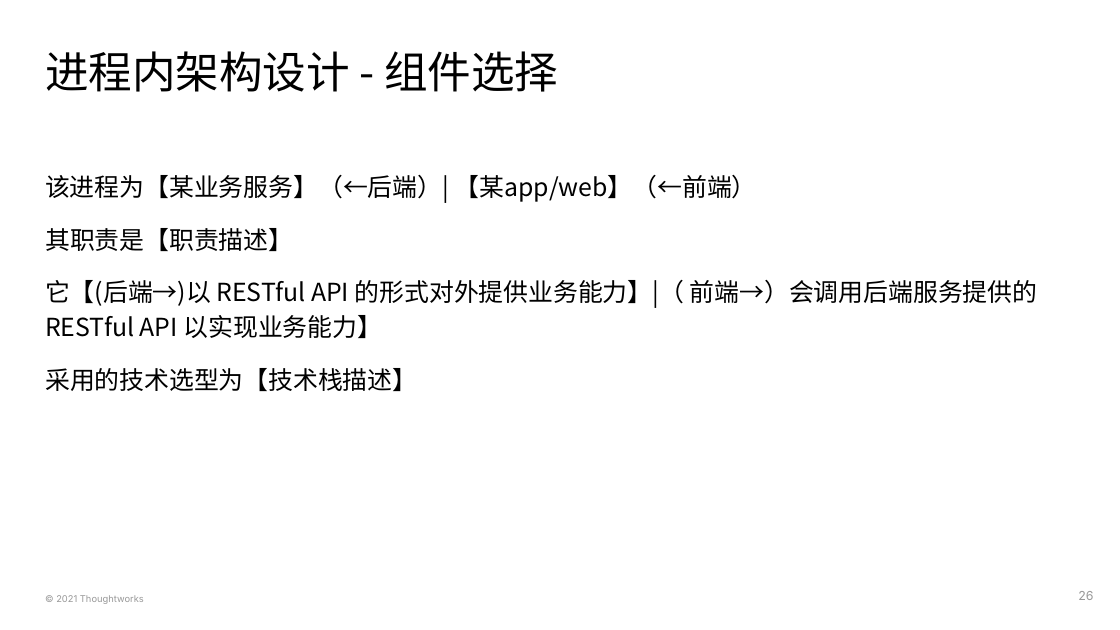
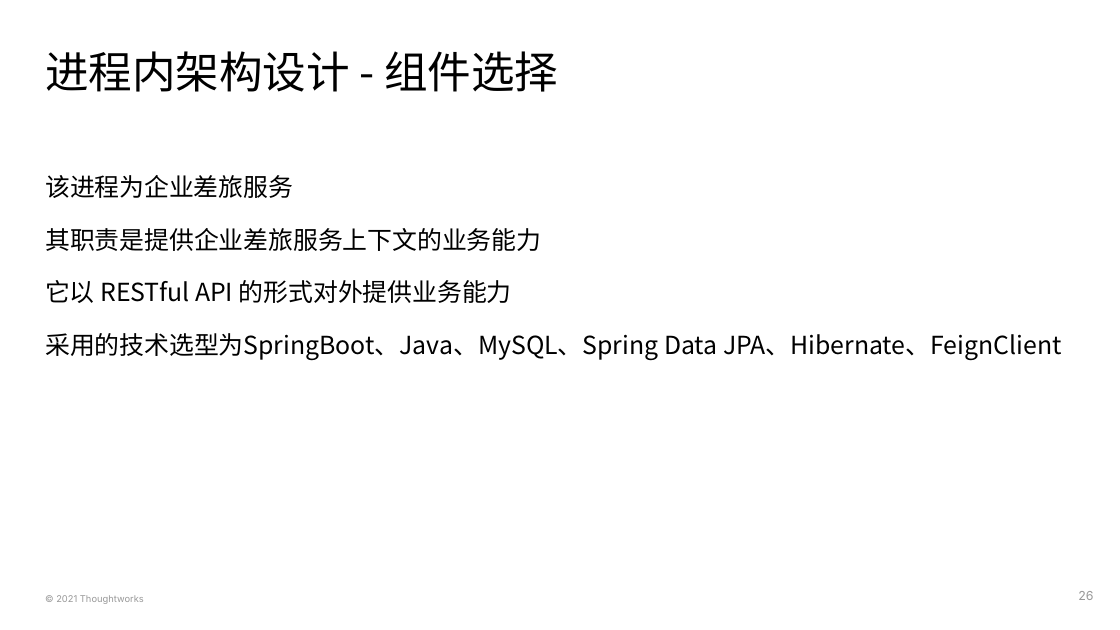
Before and after one commit to deesyx/heima, a slide deck: slide 26 of doc/PS4 黑马考核-项目On-boarding模板-胡炫光.pptx. Drawn at 1120x630 pixels with LibreOffice and Linux fonts; fonts in the diff are those of the drawing. Boxes give left, top, right and bottom in pixels: in the first picture for what was removed or moved away, otherwise in the second. Text is boxed around its words. In the diff, an @@ line names an element or a change of style, - is before the commit and + after.

```diff
--- a/doc/PS4 黑马考核-项目On-boarding模板-胡炫光.pptx
+++ b/doc/PS4 黑马考核-项目On-boarding模板-胡炫光.pptx
@@ text at (x1=45, y1=175, x2=1061, y2=361): text changed @@
-该进程为【某业务服务】（←后端）| 【某app/web】（←前端）
-其职责是【职责描述】
-它【(后端→)以 RESTful API 的形式对外提供业务能力】|（ 前端→）会调用后端服务提供的 RESTful API 以实现业务能力】
-采用的技术选型为【技术栈描述】
+该进程为企业差旅服务
+其职责是提供企业差旅服务上下文的业务能力
+它以 RESTful API 的形式对外提供业务能力
+采用的技术选型为SpringBoot、Java、MySQL、Spring Data JPA、Hibernate、FeignClient
```
Also in this commit, not shown: 5 other slides changed, 1 slide added, 2 slides removed, 7 other files.
